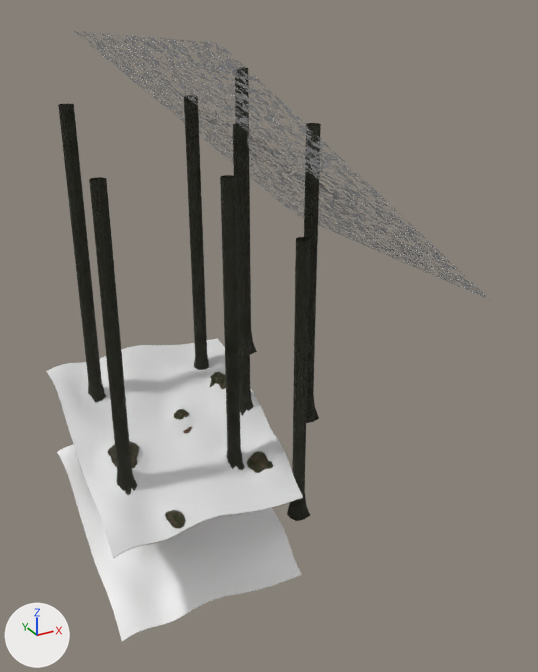
What one commit did to the Blender file models/mountain/mountain.blend.
Rendered twice from a 50 mm camera at (-23.5, -63.6, 39.8) aimed at (10.8, -1.2, 8.6). Every picture has the same lights, and +X, +Y and +Z are marked at lower left. The first picture is the older version.

Objects in the first picture: 'foilage', 'leaves', 'leaves_alpha', 'tree', 'tree.001', 'tree.002', 'tree.003', 'tree.004', 'tree.005', 'tree.007' and 7 more.
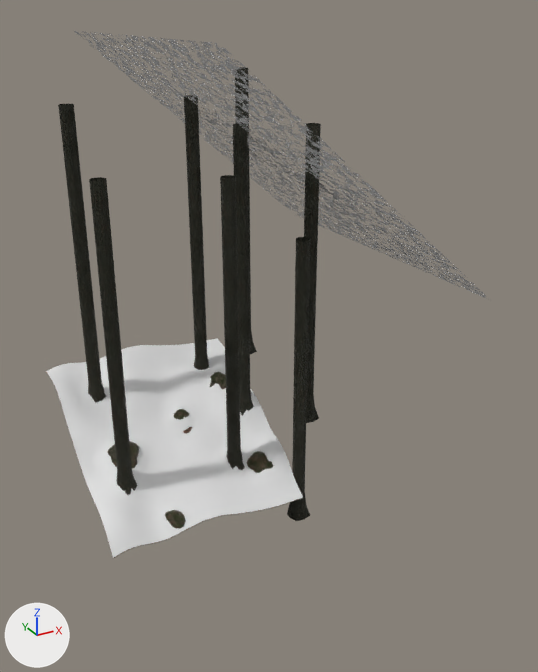
Pixel boxes (x1, y1, x2, y2) of what changed, in the pictures (538 x 672 px):
'leaves_alpha', deleted: before (57, 445, 302, 641)

The change, as a diff of the scene's bpy script:
```diff
--- a/models/mountain/mountain.blend.py
+++ b/models/mountain/mountain.blend.py
@@ ob_leaves_alpha @@
-ob_leaves_alpha = bpy.data.objects.new('leaves_alpha', me_cube_002)
-ob_leaves_alpha.location = (0.0, 0.0, -9.9)
```
